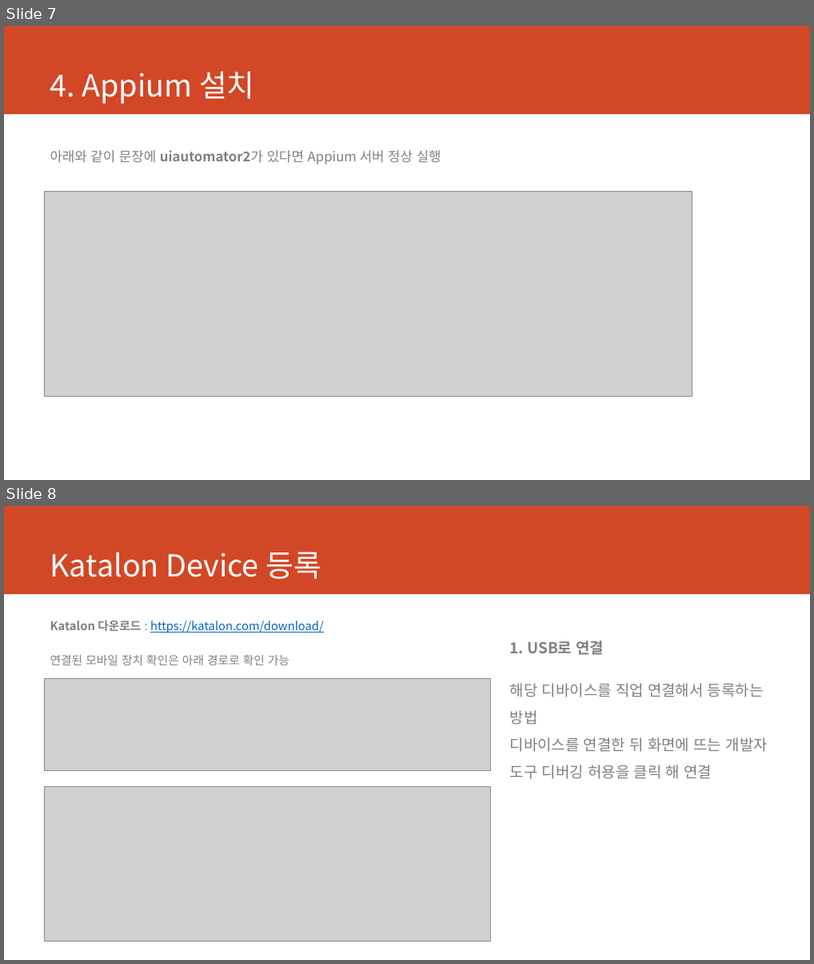
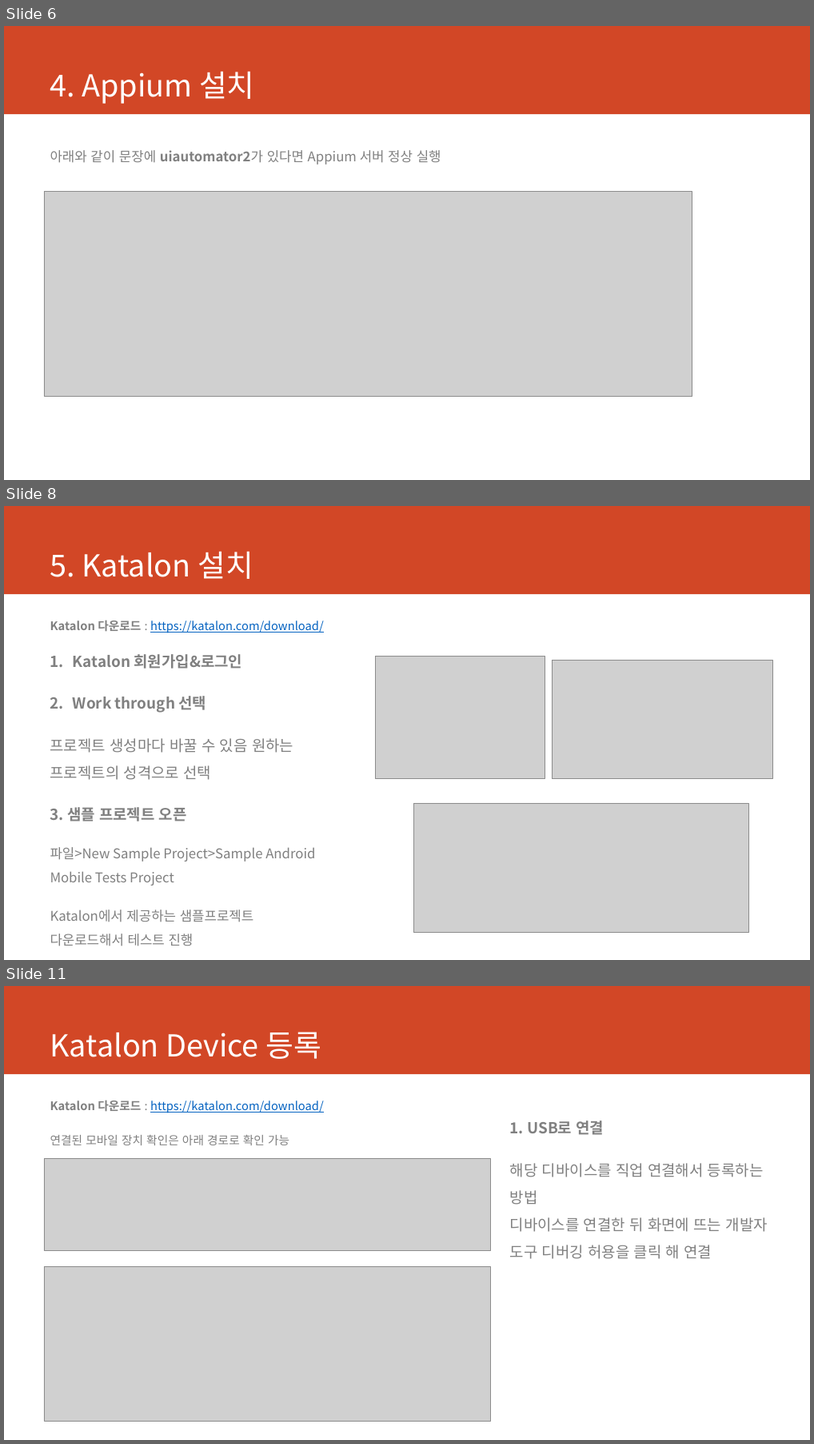
Before and after one commit to jykim240106/katalon, a slide deck: Katalon 설치 가이드.pptx. Shown one above the other, each under a label of ours: slides 7 and 8 before the commit, slides 6, 8 and 11 after it; the slides between them are not shown. The pictures are 814x964 and 814x1444 pixels, drawn with LibreOffice and Linux fonts; fonts in the diff are those of the drawing; grey boxes stand for pictures. Boxes give left, top, right and bottom in pixels: in the first picture for what was removed or moved away, otherwise in the second. Text is boxed around its words. In the diff, an @@ line names an element or a change of style, - is before the commit and + after.

```diff
--- a/Katalon 설치 가이드.pptx
+++ b/Katalon 설치 가이드.pptx
@@ slide 8 added at box(4, 506, 810, 960), background #FFFFFF; not listed: 1 template element that a slide beside it also shows @@
@@ title added at box(50, 551, 254, 579), 36 pt, text #FFFFFF @@
+5. Katalon 설치
@@ text added at box(50, 620, 324, 633), 14 pt, text #0563C1, underline @@
+Katalon 다운로드 : https://katalon.com/download/
@@ text added at box(50, 654, 315, 946), 16 pt, text #808080 @@
+1. Katalon 회원가입&로그인
+2. Work through 선택
+프로젝트 생성마다 바꿀 수 있음 원하는 프로젝트의 성격으로 선택
+3. 샘플 프로젝트 오픈
+파일>New Sample Project>Sample Android Mobile Tests Project
+Katalon에서 제공하는 샘플프로젝트 다운로드해서 테스트 진행
@@ picture added at box(375, 656, 545, 779) @@
@@ picture added at box(552, 660, 773, 778) @@
@@ picture added at box(414, 803, 749, 932) @@
@@ what was slide 7 is now slide 6 @@
@@ what was slide 8 is now slide 11 @@
```
Also in this commit, not shown: 6 slides changed, 2 other slides added.
